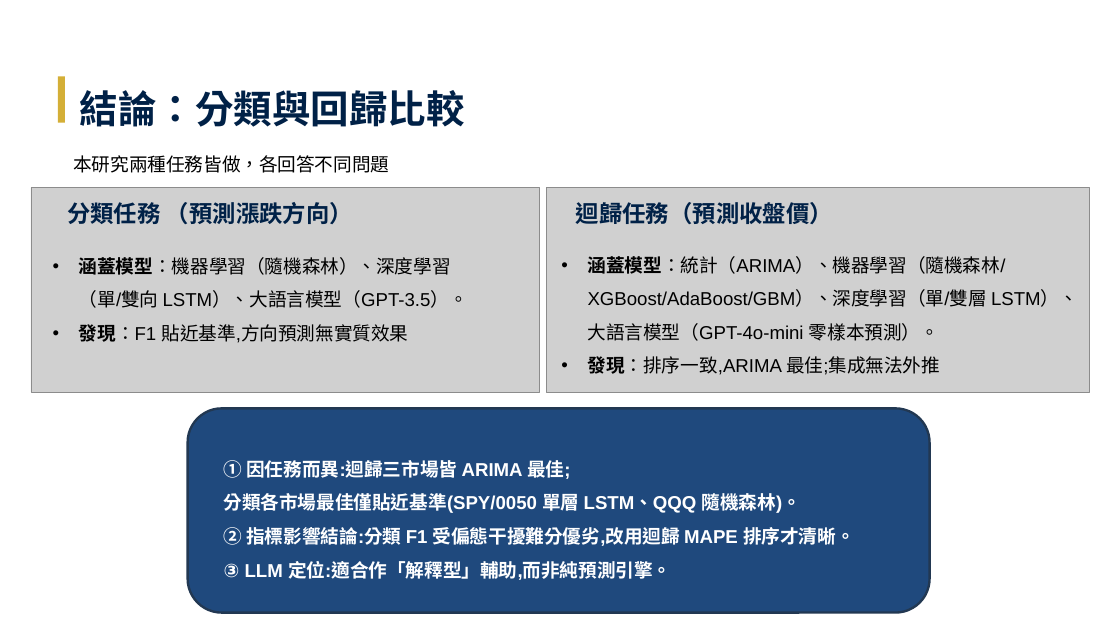
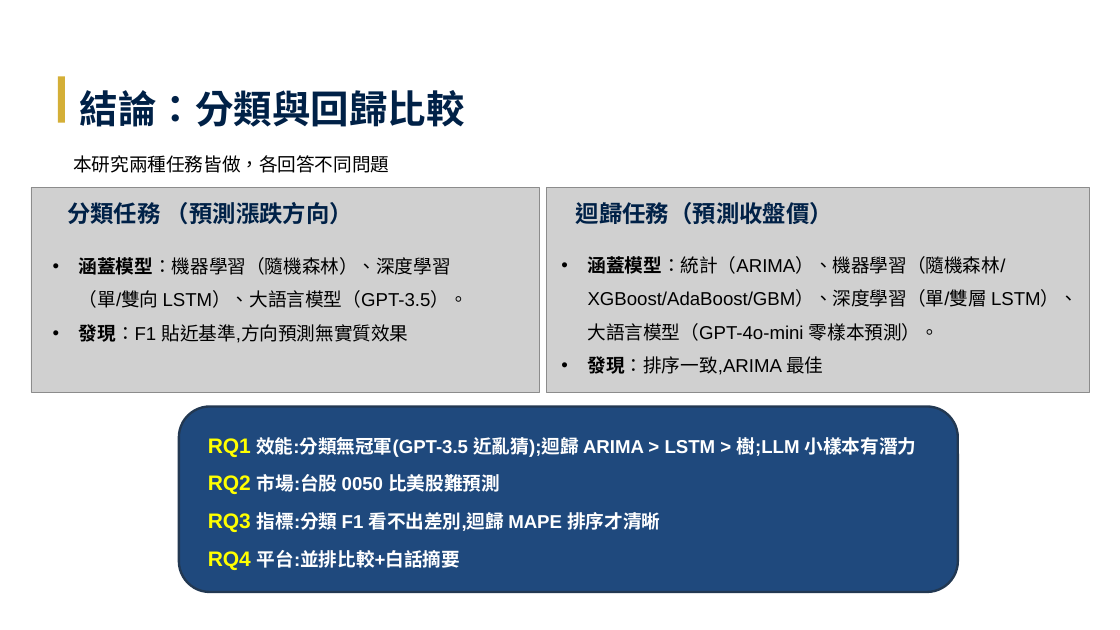
Before and after one commit to Tzu-Lin/ETF-AI-Project, a slide deck: slide 35 of 林子瑜-LLM_ETF_修訂九版_v20260628.pptx. Drawn at 1120x630 pixels with LibreOffice and Linux fonts; fonts in the diff are those of the drawing; grey boxes stand for pictures. Boxes give left, top, right and bottom in pixels: in the first picture for what was removed or moved away, otherwise in the second. Text is boxed around its words. In the diff, an @@ line names an element or a change of style, - is before the commit and + after.

```diff
--- a/林子瑜-LLM_ETF_修訂九版_v20260628.pptx
+++ b/林子瑜-LLM_ETF_修訂九版_v20260628.pptx
@@ text at [588, 356, 823, 375]: text changed @@
-• 發現：排序一致,ARIMA 最佳;集成無法外推
+• 發現：排序一致,ARIMA 最佳
@@ rounded rectangle: place and size @@
-rounded rectangle at [187, 408, 929, 613]
+rounded rectangle at [179, 407, 958, 592]
@@ text at [208, 437, 917, 570]: text changed @@
-① 因任務而異:迴歸三市場皆 ARIMA 最佳;
-分類各市場最佳僅貼近基準(SPY/0050 單層 LSTM、QQQ 隨機森林)。
-② 指標影響結論:分類 F1 受偏態干擾難分優劣,改用迴歸 MAPE 排序才清晰。
-③ LLM 定位:適合作「解釋型」輔助,而非純預測引擎。
+RQ1 效能:分類無冠軍(GPT-3.5 近亂猜);迴歸 ARIMA > LSTM > 樹;LLM 小樣本有潛力
+RQ2 市場:台股 0050 比美股難預測
+RQ3 指標:分類 F1 看不出差別,迴歸 MAPE 排序才清晰
+RQ4 平台:並排比較+白話摘要
```
Also in this commit, not shown: 3 other slides changed, 2 other files.
